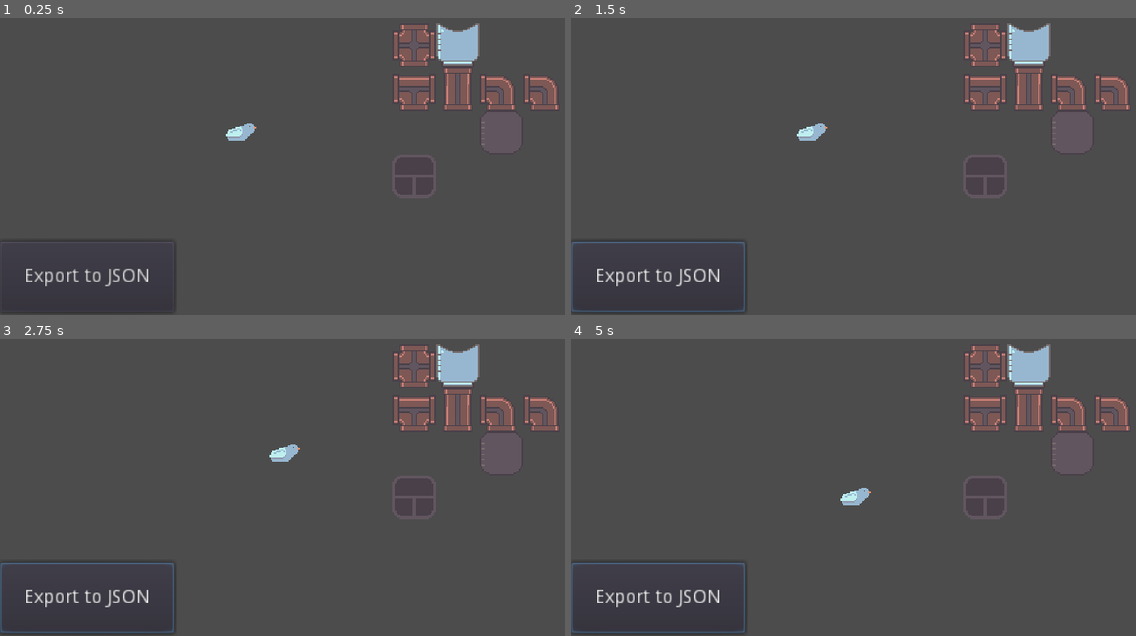
Above: before the commit, frames 1-4 (two rows, left to right).
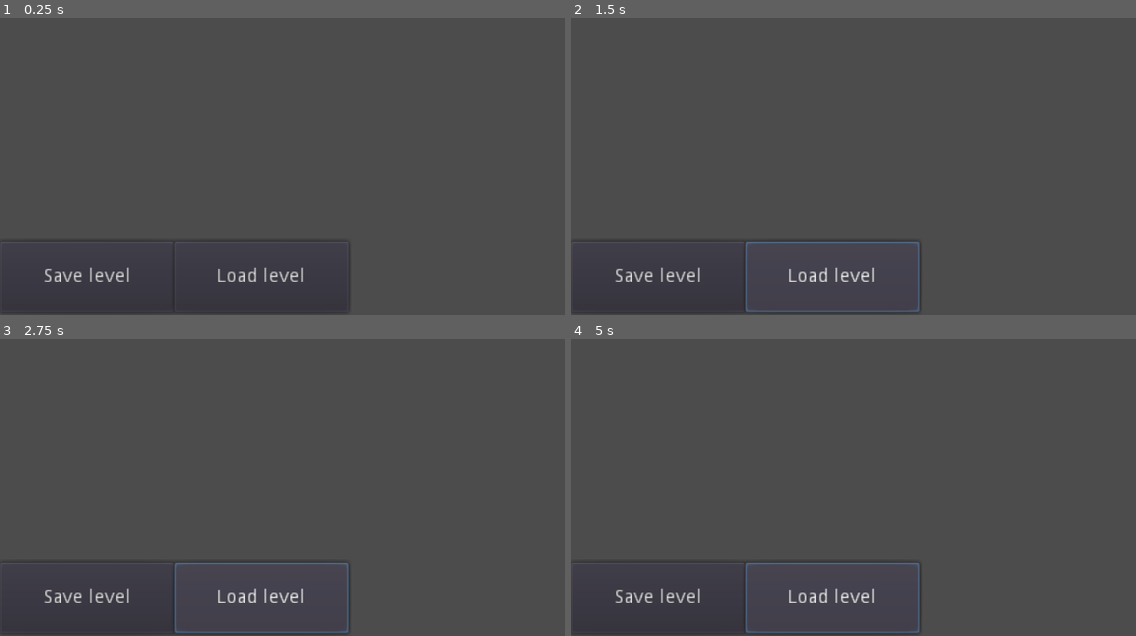
Above: after the commit, the same moments.

Repository: TaeKwonZeus/flow-godot
Game: Godot game, scene res://scenes/Main.tscn
Same seed, same stepped clock (60 frames per second), same inputs: the game is played once before the commit and once after it.
Inputs (mouse positions are in pixels of both pictures, inside the frame that each line leads up to):
- Up to frame 1 (0.25 s): no input
- Up to frame 2 (1.5 s): click "Export to JSON" (after the commit: "Save level") at 0.5 s; click (830, 276) at 1.25 s, where only the run after the commit has a clickable "Load level"
- Up to frame 3 (2.75 s): hold D (move_right) from 2.03 s (still down); hold Z (undo) from 2.03 s (still down)
- Up to frame 4 (5 s): release D (move_right) at 2.78 s; release Z (undo) at 2.78 s; hold S (move_down) 2.78-3.53 s; tap Z (undo) at 2.85, 4.35 s; hold D (move_right) 3.53-4.28 s; hold Z (undo) 3.53-4.28 s; hold W (move_up) from 4.28 s (still down)

The runs differ from the first frame. In frame 1, 4.7% of the frame differs, in the area x 4-99%, y 1-100%; in frame 2, 5.5%, in the area x 0-99%, y 1-100%; in frame 3, 5.5%; in frame 4, 5.5%.
Error after the commit: Attempt to call function 'is_active' in base 'null instance' on a null instance. (res://scripts/grid/game_grid.gd:25)

Commit message:
added loading levels from JSON

Diff:
--- a/main/nodes/Player.tscn
+++ b/main/nodes/Player.tscn
@@ -2,17 +2,6 @@
 
 [ext_resource path="res://sprites/bird.png" type="Texture" id=1]
 [ext_resource path="res://scripts/grid/blocks/objects/player.gd" type="Script" id=2]
-
-
-
-
-
-
-
-
-
-
-
 
 [node name="Player" type="Node2D"]
 script = ExtResource( 2 )
--- a/main/nodes/Reservoir.tscn
+++ b/main/nodes/Reservoir.tscn
@@ -2,19 +2,6 @@
 
 [ext_resource path="res://sprites/reservoir/reservoir_full.png" type="Texture" id=1]
 [ext_resource path="res://scripts/grid/blocks/objects/reservoir.gd" type="Script" id=2]
-
-
-
-
-
-
-
-
-
-
-
-
-
 
 [node name="Reservoir" type="Node2D"]
 script = ExtResource( 2 )
--- a/main/nodes/pipes/Corner.tscn
+++ b/main/nodes/pipes/Corner.tscn
@@ -2,21 +2,6 @@
 
 [ext_resource path="res://scripts/grid/blocks/pipes/corner_pipe.gd" type="Script" id=1]
 [ext_resource path="res://sprites/pipes/corner/corner_empty.png" type="Texture" id=2]
-
-
-
-
-
-
-
-
-
-
-
-
-
-
-
 
 [node name="Corner" type="Node2D"]
 script = ExtResource( 1 )
--- a/main/nodes/pipes/Straight.tscn
+++ b/main/nodes/pipes/Straight.tscn
@@ -2,21 +2,6 @@
 
 [ext_resource path="res://sprites/pipes/straight/straight_empty.png" type="Texture" id=1]
 [ext_resource path="res://scripts/grid/blocks/pipes/straight_pipe.gd" type="Script" id=2]
-
-
-
-
-
-
-
-
-
-
-
-
-
-
-
 
 [node name="Straight" type="Node2D"]
 script = ExtResource( 2 )
--- a/main/nodes/pipes/3-Cross.tscn
+++ b/main/nodes/pipes/T.tscn
@@ -2,21 +2,6 @@
 
 [ext_resource path="res://scripts/grid/blocks/pipes/t_pipe.gd" type="Script" id=1]
 [ext_resource path="res://sprites/pipes/t/t_empty.png" type="Texture" id=2]
-
-
-
-
-
-
-
-
-
-
-
-
-
-
-
 
 [node name="T" type="Node2D"]
 script = ExtResource( 1 )
--- a/main/nodes/pipes/4-Cross.tscn
+++ b/main/nodes/pipes/X.tscn
@@ -3,24 +3,7 @@
 [ext_resource path="res://scripts/grid/blocks/pipes/x_pipe.gd" type="Script" id=1]
 [ext_resource path="res://sprites/pipes/x/x_empty.png" type="Texture" id=2]
 
-
-
-
-
-
-
-
-
-
-
-
-
-
-
-
-
-
-[node name="XPipe" type="Node2D"]
+[node name="X" type="Node2D"]
 script = ExtResource( 1 )
 
 [node name="Sprite" type="Sprite" parent="."]
--- a/main/scenes/Main.tscn
+++ b/main/scenes/Main.tscn
@@ -1,47 +1,11 @@
-[gd_scene load_steps=10 format=2]
+[gd_scene load_steps=2 format=2]
 
 [ext_resource path="res://scripts/grid/game_grid.gd" type="Script" id=1]
-[ext_resource path="res://nodes/Player.tscn" type="PackedScene" id=2]
-[ext_resource path="res://nodes/pipes/Straight.tscn" type="PackedScene" id=3]
-[ext_resource path="res://nodes/pipes/Corner.tscn" type="PackedScene" id=4]
-[ext_resource path="res://nodes/pipes/3-Cross.tscn" type="PackedScene" id=5]
-[ext_resource path="res://nodes/pipes/4-Cross.tscn" type="PackedScene" id=6]
-[ext_resource path="res://nodes/Reservoir.tscn" type="PackedScene" id=7]
-[ext_resource path="res://nodes/Jar.tscn" type="PackedScene" id=8]
-[ext_resource path="res://nodes/Brick.tscn" type="PackedScene" id=9]
 
 [node name="Main" type="Node2D"]
 
 [node name="GameGrid" type="Node2D" parent="."]
 script = ExtResource( 1 )
-
-[node name="Player" parent="GameGrid" instance=ExtResource( 2 )]
-position = Vector2( -80, 16 )
-
-[node name="Straight" parent="GameGrid" instance=ExtResource( 3 )]
-position = Vector2( 80, -16 )
-rotation = 1.5708
-
-[node name="Corner" parent="GameGrid" instance=ExtResource( 4 )]
-position = Vector2( 112, -16 )
-
-[node name="Corner2" parent="GameGrid" instance=ExtResource( 4 )]
-position = Vector2( 144, -16 )
-
-[node name="T" parent="GameGrid" instance=ExtResource( 5 )]
-position = Vector2( 48, -16 )
-
-[node name="X" parent="GameGrid" instance=ExtResource( 6 )]
-position = Vector2( 48, -48 )
-
-[node name="Reservoir" parent="GameGrid" instance=ExtResource( 7 )]
-position = Vector2( 80, -48 )
-
-[node name="Jar" parent="GameGrid" instance=ExtResource( 8 )]
-position = Vector2( 112, 16 )
-
-[node name="Brick" parent="GameGrid" instance=ExtResource( 9 )]
-position = Vector2( 48, 48 )
 
 [node name="Camera2D" type="Camera2D" parent="."]
 current = true
@@ -54,13 +18,23 @@
 "_edit_use_anchors_": false
 }
 
-[node name="Button" type="Button" parent="UI"]
+[node name="Save" type="Button" parent="UI"]
 margin_left = -256.0
 margin_top = 96.0
 margin_right = -128.0
 margin_bottom = 148.0
-text = "Export to JSON"
+text = "Save level"
 __meta__ = {
 "_edit_use_anchors_": false
 }
-[connection signal="pressed" from="UI/Button" to="GameGrid" method="export_to_json"]
+
+[node name="Load" type="Button" parent="UI"]
+margin_left = -128.0
+margin_top = 96.0
+margin_bottom = 148.0
+text = "Load level"
+__meta__ = {
+"_edit_use_anchors_": false
+}
+[connection signal="pressed" from="UI/Save" to="GameGrid" method="export_to_json"]
+[connection signal="pressed" from="UI/Load" to="GameGrid" method="load_from_json"]
--- a/main/scripts/grid/game_grid.gd
+++ b/main/scripts/grid/game_grid.gd
@@ -1,7 +1,20 @@
 class_name GameGrid
 extends Node2D
 
-export var path = "res://Levels/"
+
+const TYPE_MATCH = {
+	"Player": preload("res://nodes/Player.tscn"),
+	"Reservoir": preload("res://nodes/Reservoir.tscn"),
+	"Jar": preload("res://nodes/Jar.tscn"),
+	"Brick": preload("res://nodes/Brick.tscn"),
+	"Wall": preload("res://nodes/Wall.tscn"),
+	"Straight": preload("res://nodes/pipes/Straight.tscn"),
+	"Corner": preload("res://nodes/pipes/Corner.tscn"),
+	"T": preload("res://nodes/pipes/T.tscn"),
+	"X": preload("res://nodes/pipes/X.tscn"),
+}
+
+export var path = "res://levels/"
 export var level_name = "level_1"
 var leaks = 0
 var _blocks = {}
@@ -54,10 +67,37 @@
 func export_to_json():
 	var file_path = path + level_name + ".json"
 	var file = File.new()
-
 	file.open(file_path, File.WRITE)
 	file.store_line(to_json(_get_json_list()))
 	file.close()
+
+
+func _delete_children():
+	for child in get_children():
+		remove_child(child)
+		child.queue_free()
+
+
+func load_from_json():
+	_delete_children()
+	_blocks.clear()
+
+	var file_path = path + level_name + ".json"
+	var file = File.new()
+	file.open(file_path, File.READ)
+	var content = parse_json(file.get_as_text())
+
+	for data in content:
+		var pos = _list_to_vec(data["position"])
+		var rot = deg2rad(data["rotation"])
+		var type = data["type"]
+
+		var obj_instance = TYPE_MATCH[type].instance()
+		add_child(obj_instance)
+
+		obj_instance.position = pos
+		set_pos(obj_instance, pos)
+		obj_instance.rotation = rot
 
 
 func get_pos(obj):
@@ -85,10 +125,11 @@
 
 
 func _vec_to_list(vec):
-	return [
-		vec.x,
-		vec.y,
-	]
+	return [vec.x, vec.y]
+
+
+func _list_to_vec(list):
+	return Vector2(list[0], list[1])
 
 
 func _undo():
